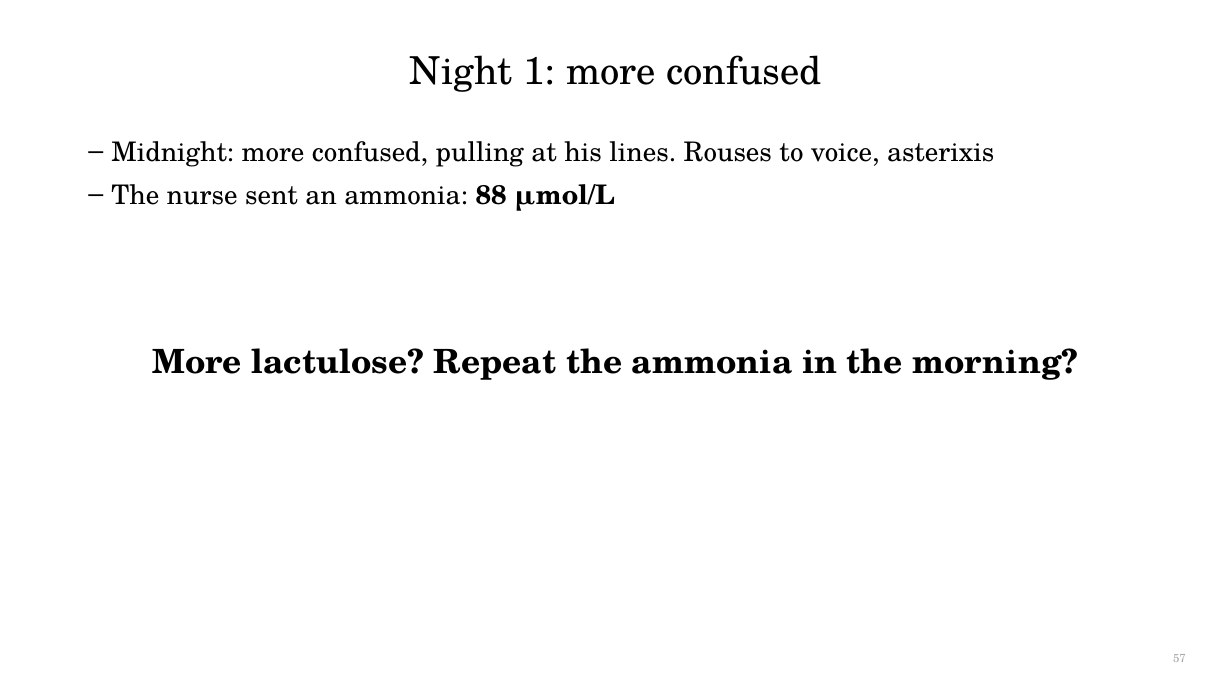
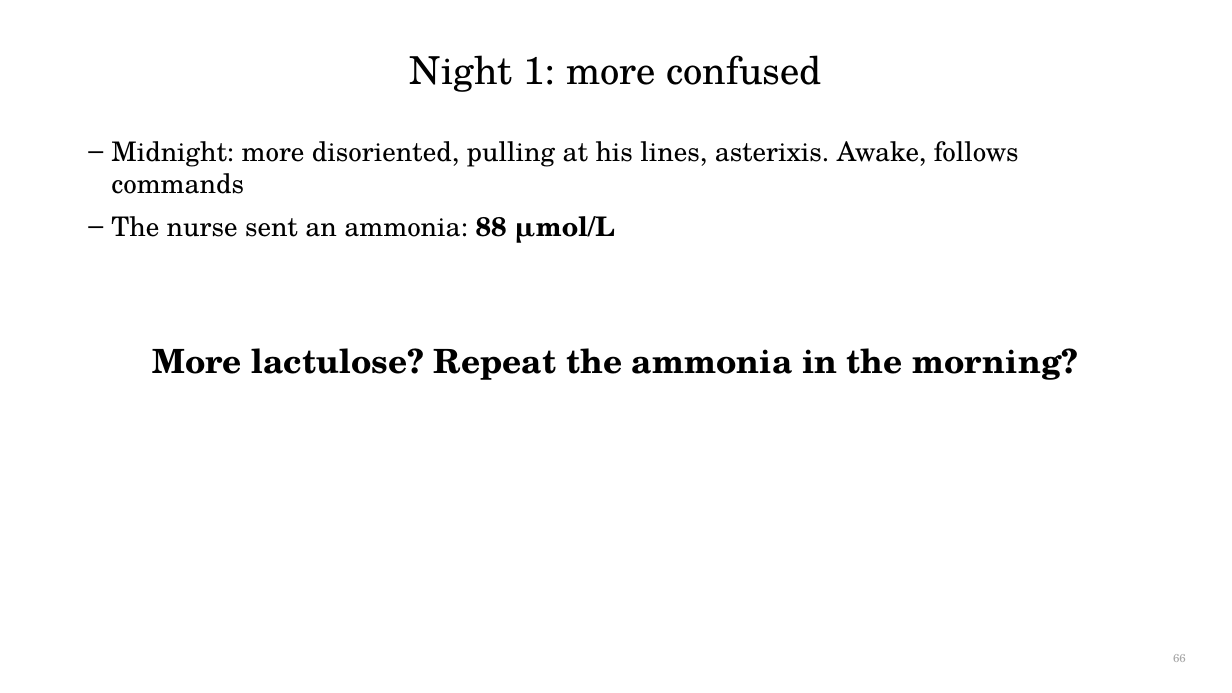
Before and after one commit to qaddodi/mohammad-almeqdadi-lectures, a slide deck: slide 66 of lectures/acute-liver-failure-aclf-in-icu/ALF and ACLF in the ICU.pptx (slide 57 before the commit). Drawn at 1232x693 pixels with LibreOffice and Linux fonts; fonts in the diff are those of the drawing. Boxes give left, top, right and bottom in pixels: in the first picture for what was removed or moved away, otherwise in the second. Text is boxed around its words. In the diff, an @@ line names an element or a change of style, - is before the commit and + after.

```diff
--- a/lectures/acute-liver-failure-aclf-in-icu/ALF and ACLF in the ICU.pptx
+++ b/lectures/acute-liver-failure-aclf-in-icu/ALF and ACLF in the ICU.pptx
@@ text at (111, 141, 1019, 194): text changed @@
-– Midnight: more confused, pulling at his lines. Rouses to voice, asterixis
+– Midnight: more disoriented, pulling at his lines, asterixis. Awake, follows commands
@@ page number at (1173, 654, 1186, 662): text changed @@
-57
+66
```
Also in this commit, not shown: 35 other slides changed, 12 slides added, 1 slide removed, 4 other files.
